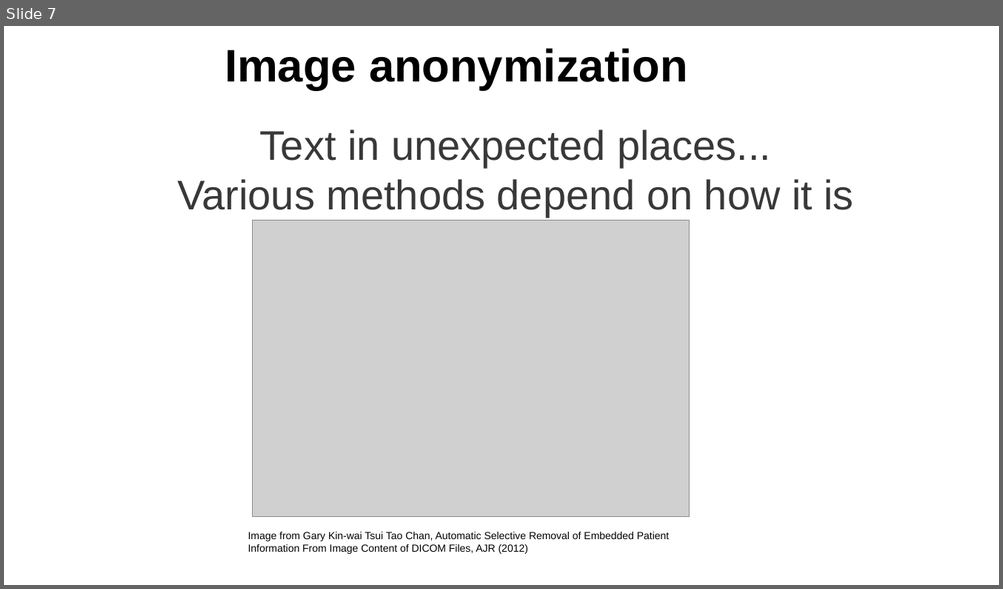
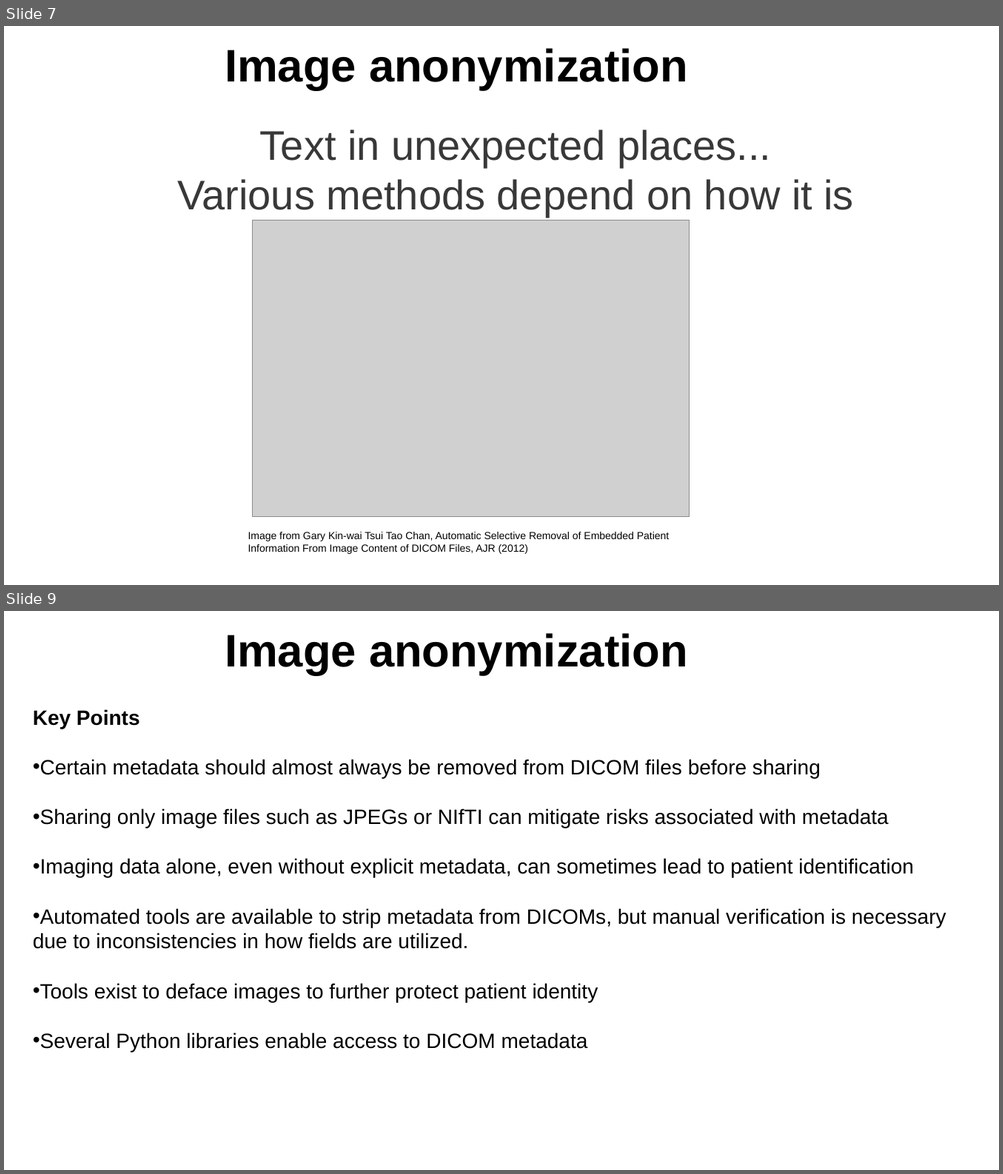
Before and after one commit to esciencecenter-digital-skills/medical-image-processing-materials, a slide deck: presentations/anonymization_for_medical_image_processing.pptx. Shown one above the other, each under a label of ours: slide 7 before the commit, slides 7 and 9 after it; the slides between them are not shown. The pictures are 1003x589 and 1003x1174 pixels, drawn with LibreOffice and Linux fonts; fonts in the diff are those of the drawing; grey boxes stand for pictures; background and template pictures are left out. Boxes give left, top, right and bottom in pixels: in the first picture for what was removed or moved away, otherwise in the second. Text is boxed around its words. In the diff, an @@ line names an element or a change of style, - is before the commit and + after.

```diff
--- a/presentations/anonymization_for_medical_image_processing.pptx
+++ b/presentations/anonymization_for_medical_image_processing.pptx
@@ slide 9 added at (4,611,999,1170), background picture (left out) @@
@@ title added at (225,633,688,675), 44 pt, text #000000, bold @@
+Image anonymization
@@ text added at (33,709,946,1052), 20 pt, text #000000 @@
+Key Points
+• Certain metadata should almost always be removed from DICOM files before sharing
+• Sharing only image files such as JPEGs or NIfTI can mitigate risks associated with metadata
+• Imaging data alone, even without explicit metadata, can sometimes lead to patient identification
+• Automated tools are available to strip metadata from DICOMs, but manual verification is necessary due to inconsistencies in how fields are utilized.
+• Tools exist to deface images to further protect patient identity
+• Several Python libraries enable access to DICOM metadata
```
Also in this commit, not shown: 1 slide changed, 1 other slide added, 2 other files.
